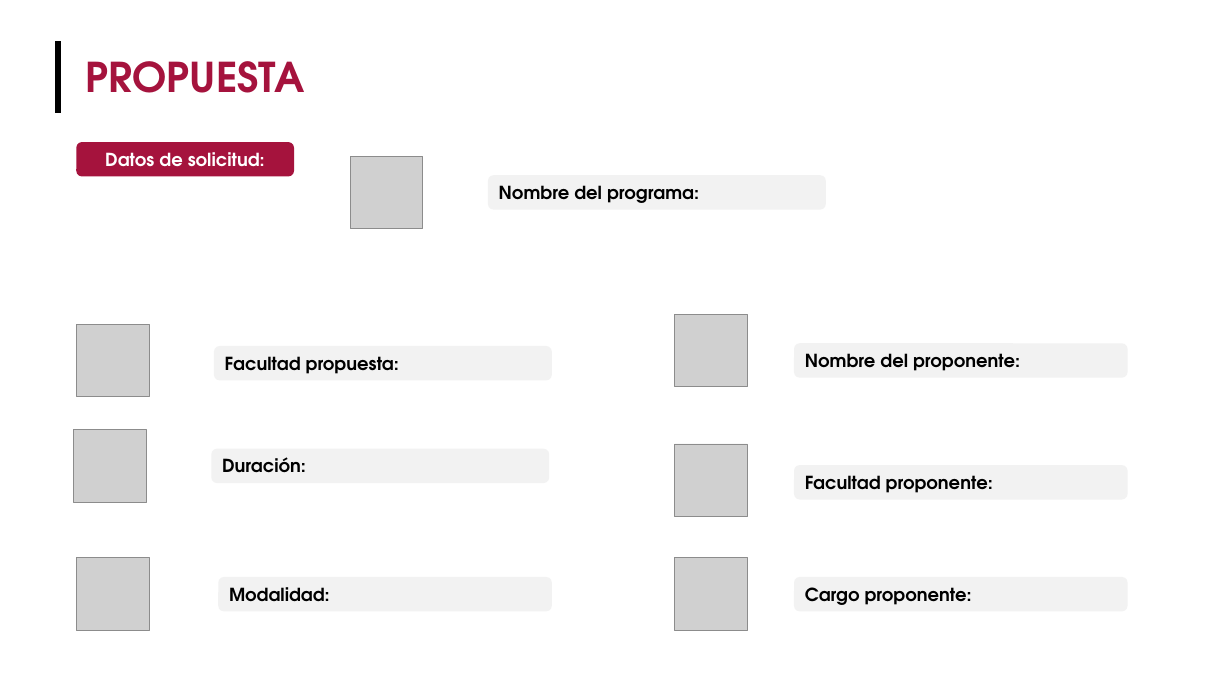
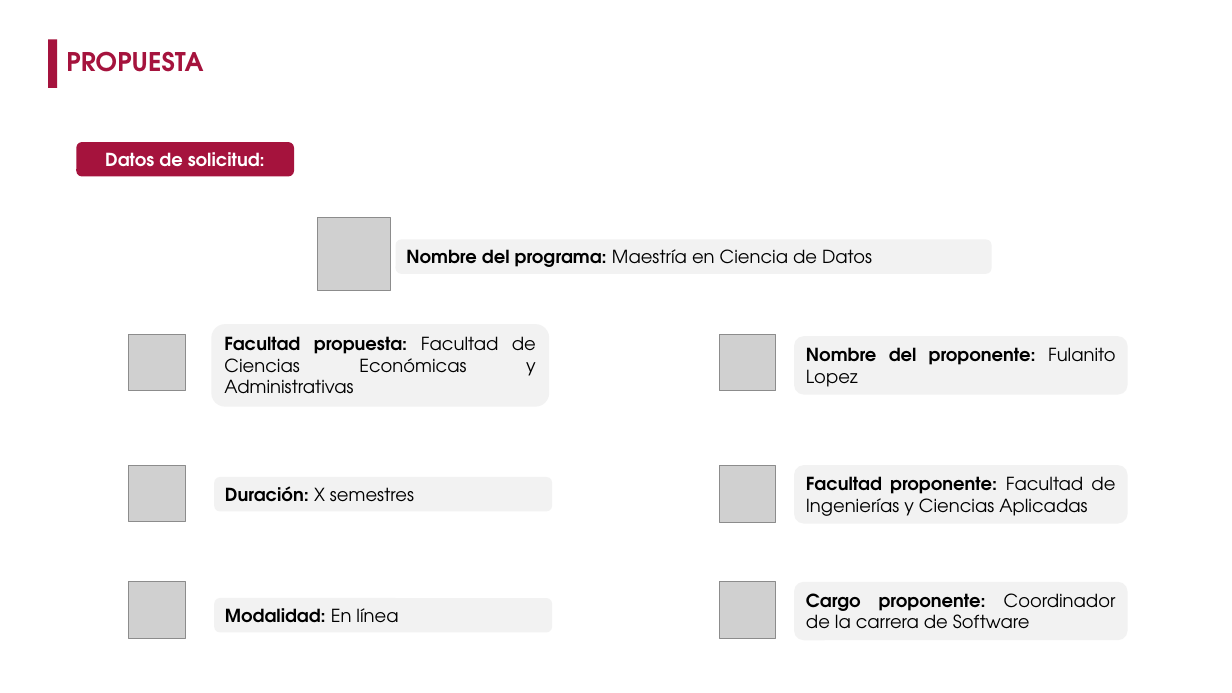
Before and after one commit to JairAlexey/Estudio-Tendencia, a slide deck: slide 2 of files/base/InvestigacionMercados.pptx. Drawn at 1232x693 pixels with LibreOffice and Linux fonts; fonts in the diff are those of the drawing; grey boxes stand for pictures; background and template pictures are left out. Boxes give left, top, right and bottom in pixels: in the first picture for what was removed or moved away, otherwise in the second. Text is boxed around its words. In the diff, an @@ line names an element or a change of style, - is before the commit and + after.

Commit message:
Refactor presentation report generation to support multiple report types and enhance error handling

```diff
--- a/files/base/InvestigacionMercados.pptx
+++ b/files/base/InvestigacionMercados.pptx
@@ rectangle added at [48, 39, 57, 88], fill #A5133D @@
@@ text "PROPUESTA": place and size @@
-text "PROPUESTA" at [86, 61, 305, 93]
+text "PROPUESTA" at [66, 51, 203, 72]
@@ text "PROPUESTA" at [66, 51, 203, 72]: size 32 to 20 pt @@
@@ line removed from (58, 41) to (58, 113) @@
@@ picture: place and size @@
-picture at [350, 156, 423, 229]
+picture at [318, 217, 391, 290]
@@ rounded rectangle "Nombre del programa: Maestría en ...": place and size @@
-rounded rectangle "Nombre del programa: Maestría en ..." at [488, 176, 826, 210]
+rounded rectangle "Nombre del programa: Maestría en ..." at [396, 239, 992, 274]
@@ text in rounded rectangle at [406, 249, 872, 267]: text changed; bold off @@
-Nombre del programa:
+Nombre del programa: Maestría en Ciencia de Datos
@@ rounded rectangle "Facultad propuesta: Facultad de Ciencias ...": place and size @@
-rounded rectangle "Facultad propuesta: Facultad de Ciencias ..." at [214, 346, 553, 380]
+rounded rectangle "Facultad propuesta: Facultad de Ciencias ..." at [212, 324, 550, 407]
@@ picture: place and size @@
-picture at [77, 324, 150, 397]
+picture at [128, 335, 185, 391]
@@ text in rounded rectangle at [224, 336, 536, 394]: text changed; bold off @@
-Facultad propuesta:
+Facultad propuesta: Facultad de Ciencias Económicas y Administrativas
@@ picture: place and size @@
-picture at [675, 314, 748, 387]
+picture at [719, 335, 775, 391]
@@ rounded rectangle "Nombre del proponente: Fulanito Lopez": place and size @@
-rounded rectangle "Nombre del proponente: Fulanito Lopez" at [794, 344, 1128, 378]
+rounded rectangle "Nombre del proponente: Fulanito Lopez" at [794, 336, 1128, 395]
@@ text in rounded rectangle at [806, 347, 1115, 387]: text changed @@
-Nombre del proponente:
+Nombre del proponente: Fulanito Lopez
@@ picture: place and size @@
-picture at [74, 430, 147, 503]
+picture at [128, 465, 185, 521]
@@ rounded rectangle "Duración: X semestres": place and size @@
-rounded rectangle "Duración: X semestres" at [212, 449, 550, 483]
+rounded rectangle "Duración: X semestres" at [214, 477, 553, 511]
@@ picture: place and size @@
-picture at [675, 445, 748, 518]
+picture at [719, 466, 775, 522]
@@ rounded rectangle "Facultad proponente: Facultad de Ingenierías ...": place and size @@
-rounded rectangle "Facultad proponente: Facultad de Ingenierías ..." at [794, 465, 1128, 499]
+rounded rectangle "Facultad proponente: Facultad de Ingenierías ..." at [794, 465, 1128, 523]
@@ text in rounded rectangle at [806, 476, 1115, 516]: text changed; bold off @@
-Facultad proponente:
+Facultad proponente: Facultad de Ingenierías y Ciencias Aplicadas
@@ text in rounded rectangle at [225, 486, 414, 502]: text changed; bold off @@
-Duración:
+Duración: X semestres
@@ picture: place and size @@
-picture at [77, 558, 150, 631]
+picture at [128, 582, 185, 639]
@@ rounded rectangle "Modalidad: En línea": place and size @@
-rounded rectangle "Modalidad: En línea" at [218, 577, 552, 611]
+rounded rectangle "Modalidad: En línea" at [214, 598, 553, 632]
@@ picture: place and size @@
-picture at [675, 558, 748, 631]
+picture at [719, 582, 775, 639]
@@ rounded rectangle "Cargo proponente: Coordinador de la ...": place and size @@
-rounded rectangle "Cargo proponente: Coordinador de la ..." at [794, 577, 1128, 611]
+rounded rectangle "Cargo proponente: Coordinador de la ..." at [794, 582, 1128, 640]
@@ text in rounded rectangle at [806, 593, 1116, 629]: text changed; bold off @@
-Cargo proponente:
+Cargo proponente: Coordinador de la carrera de Software
@@ text in rounded rectangle at [225, 608, 398, 623]: text changed @@
-Modalidad:
+Modalidad: En línea
```
Also in this commit, not shown: 5 other files.
